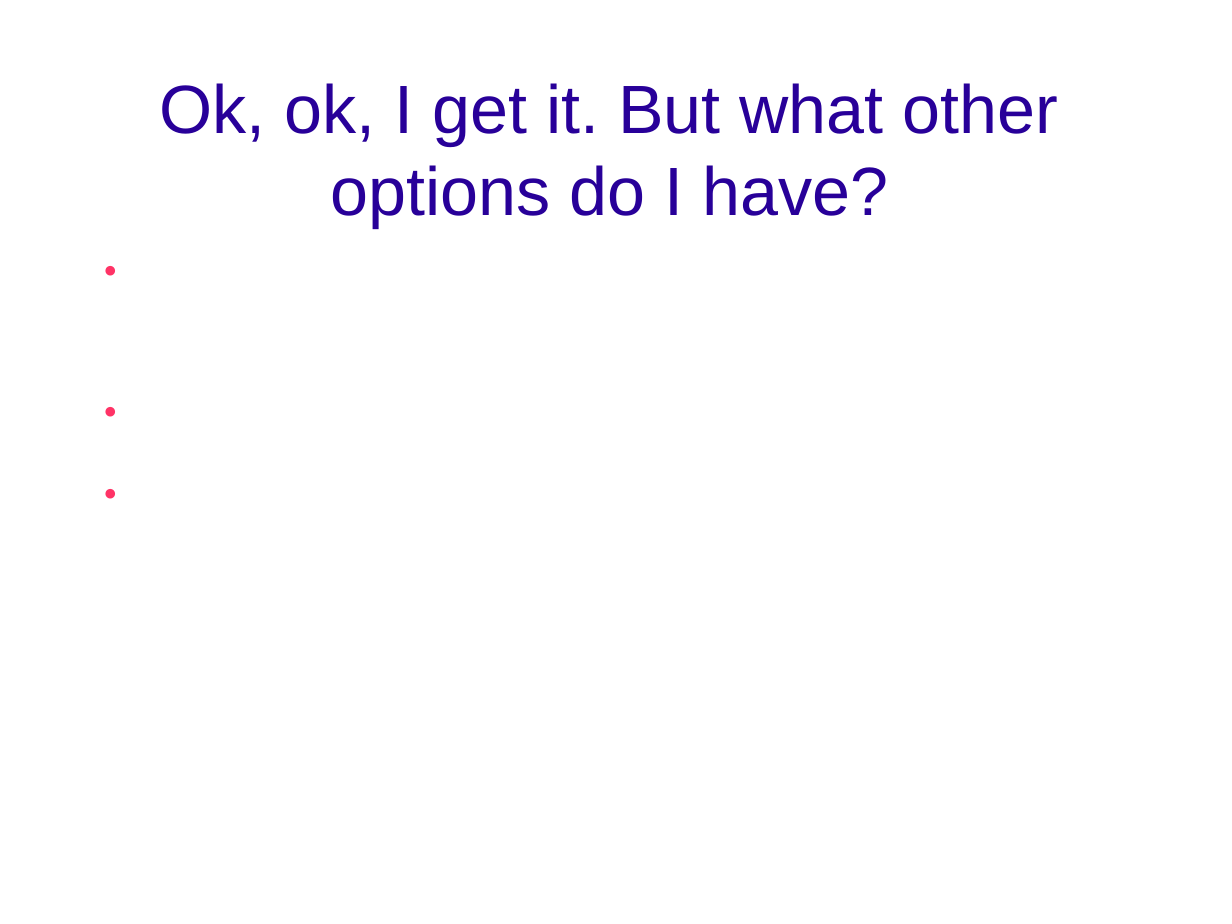
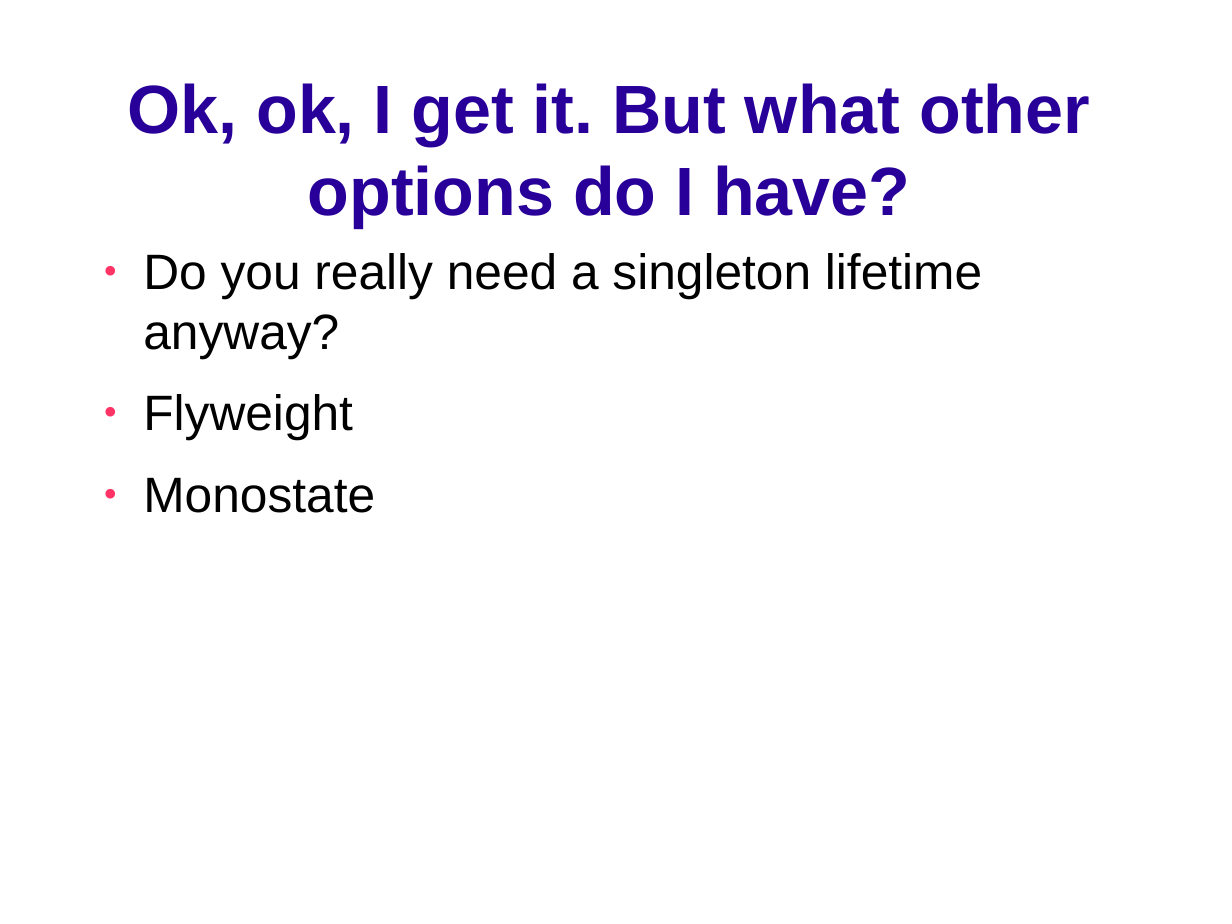
Before and after one commit to gregsymons/singletons-are-evil, a slide deck: slide 8 of presentation.odp. Drawn at 1232x924 pixels with LibreOffice and Linux fonts; fonts in the diff are those of the drawing; background and template pictures are left out. Boxes give left, top, right and bottom in pixels: in the first picture for what was removed or moved away, otherwise in the second. Text is boxed around its words. In the diff, an @@ line names an element or a change of style, - is before the commit and + after.

```diff
--- a/presentation.odp
+++ b/presentation.odp
@@ title "Ok, ok, I get it. ...": place and size @@
-title "Ok, ok, I get it. ..." at <box>160,83,1058,228</box>
+title "Ok, ok, I get it. ..." at <box>128,83,1090,228</box>
@@ title "Ok, ok, I get it. ..." at <box>128,83,1090,228</box>: bold on @@
@@ text "Do you really need a ..." at <box>143,253,982,513</box>: text colour #FFFFFF to #000000; indent changed @@
```
Also in this commit, not shown: 13 other slides changed.
